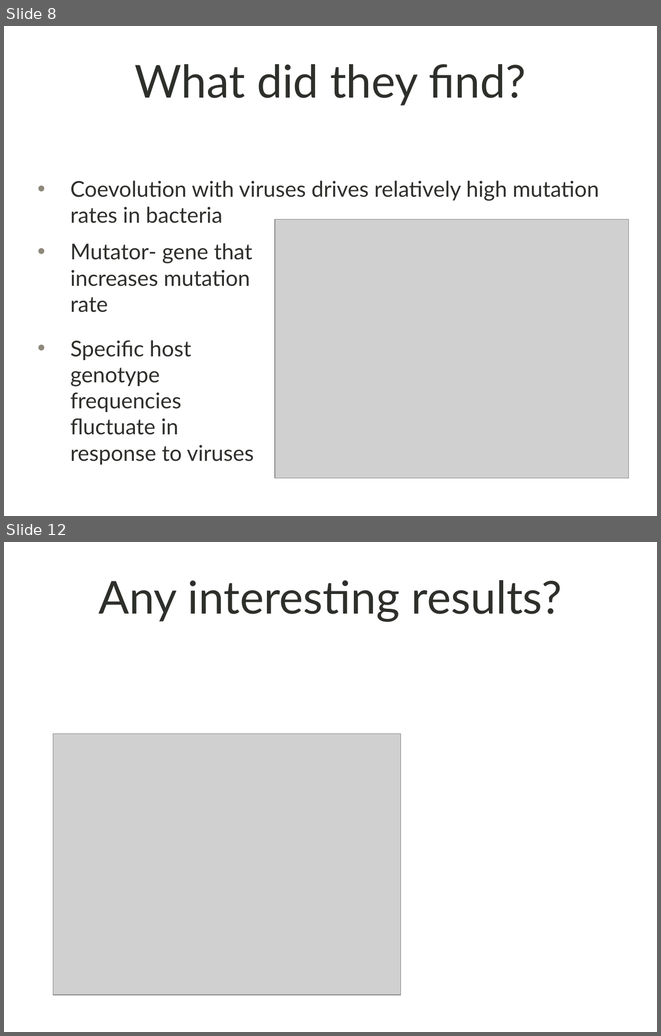
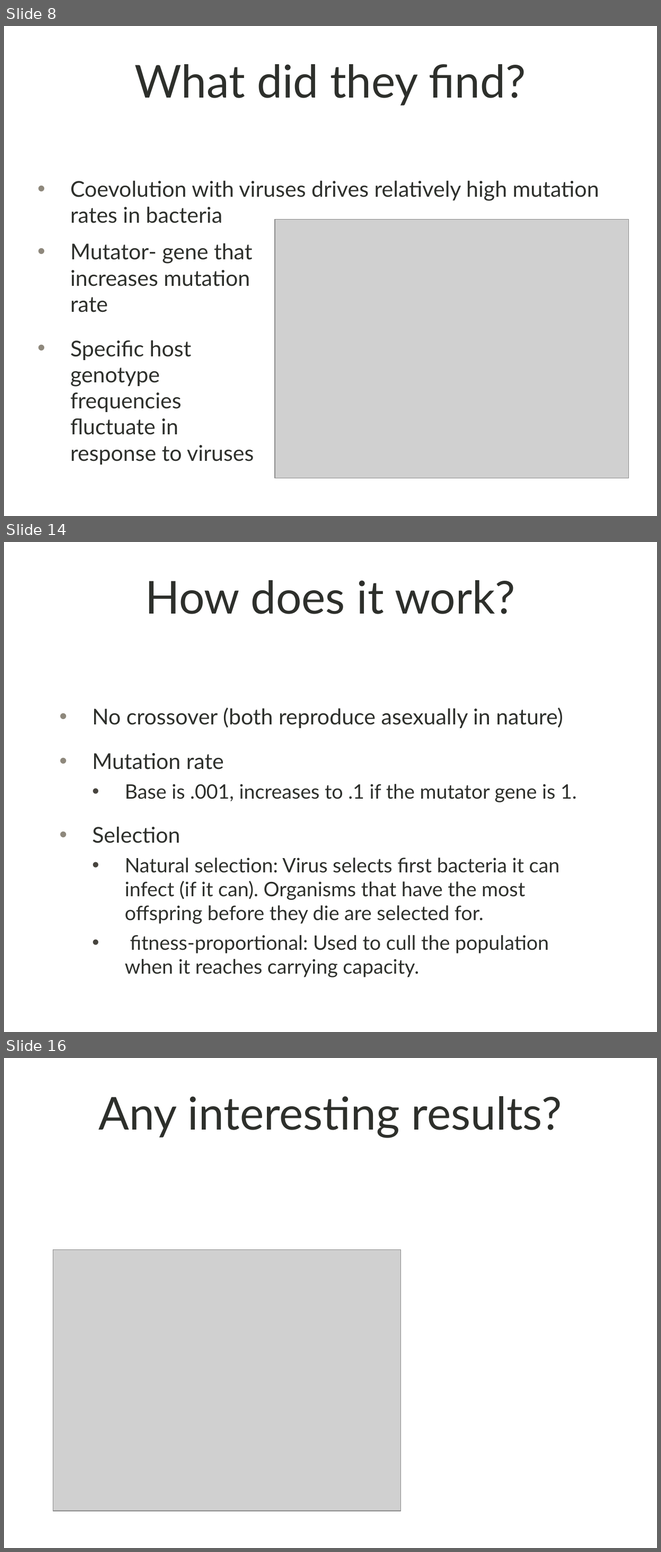
Before and after one commit to shankl/EvoComp_FinalProject, a slide deck: presentation.pptx. Shown one above the other, each under a label of ours: slides 8 and 12 before the commit, slides 8, 14 and 16 after it; the slides between them are not shown. The pictures are 661x1036 and 661x1552 pixels, drawn with LibreOffice and Linux fonts; fonts in the diff are those of the drawing; grey boxes stand for pictures; background and template pictures are left out. Boxes give left, top, right and bottom in pixels: in the first picture for what was removed or moved away, otherwise in the second. Text is boxed around its words. In the diff, an @@ line names an element or a change of style, - is before the commit and + after.

```diff
--- a/presentation.pptx
+++ b/presentation.pptx
@@ slide 14 added at [4,542,657,1032], background picture (left out) @@
@@ title added at [145,580,515,614], 50 pt, text #2D2F2B @@
+How does it work?
@@ text added at [92,707,577,953], 22 pt, text #2D2F2B @@
+• No crossover (both reproduce asexually in nature)
+• Mutation rate
+  • Base is .001, increases to .1 if the mutator gene is 1.
+• Selection
+  • Natural selection: Virus selects first bacteria it can infect (if it can). Organisms that have the most offspring before they die are selected for.
+  • fitness-proportional: Used to cull the population when it reaches carrying capacity.
@@ what was slide 12 is now slide 16 @@
```
Also in this commit, not shown: 6 slides changed, 3 other slides added, 2 other files.
